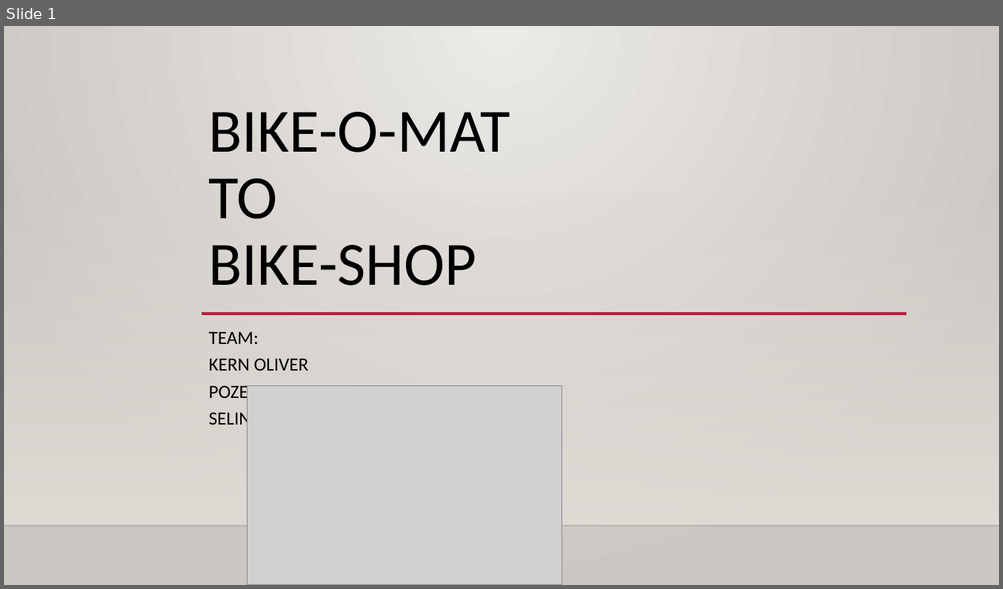
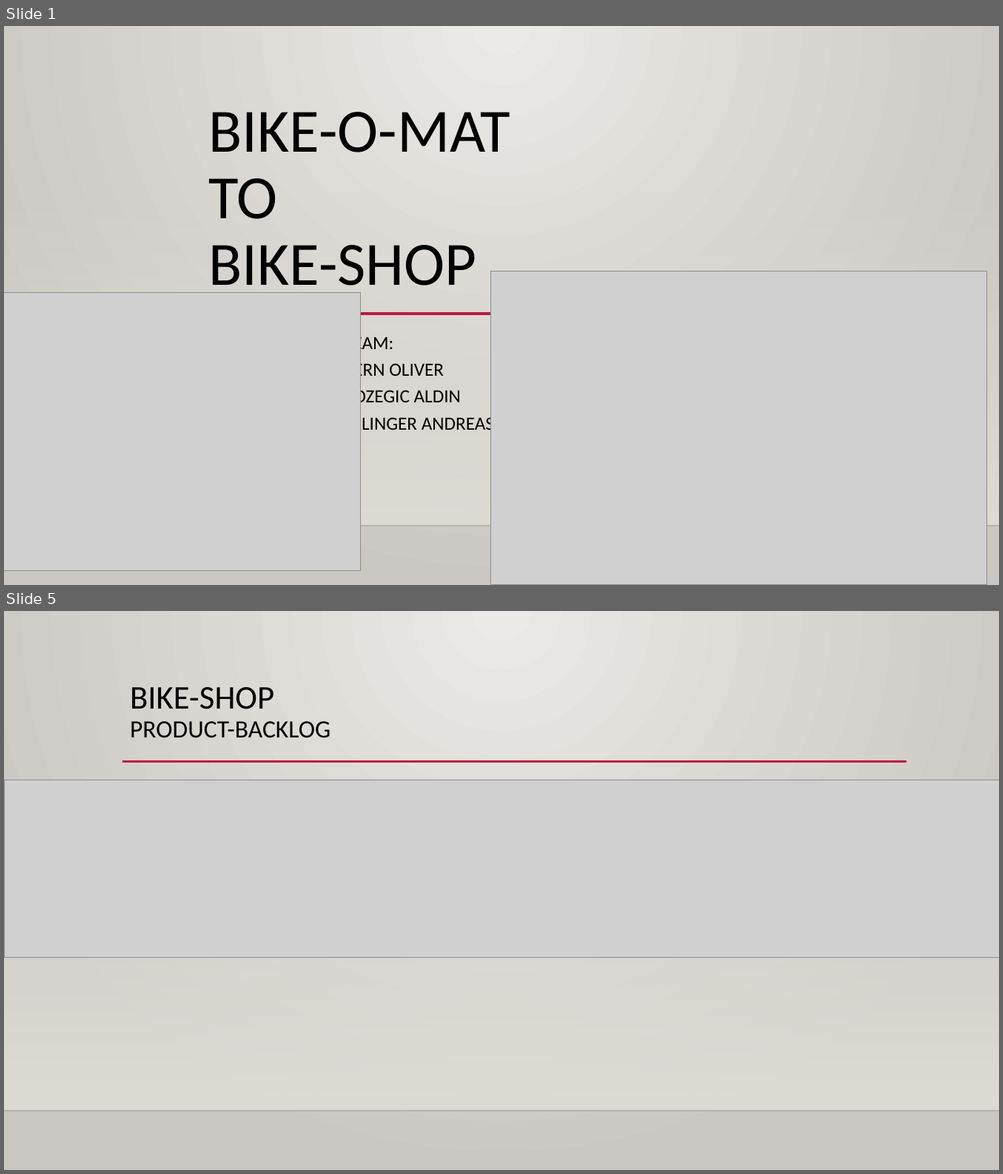
Before and after one commit to AndiSelinger/Bike-Shop, a slide deck: projectfiles/Präsentation/Bike-ShopPräsentation.pptx. Shown one above the other, each under a label of ours: slide 1 before the commit, slides 1 and 5 after it; the slides between them are not shown. The pictures are 1003x589 and 1003x1174 pixels, drawn with LibreOffice and Linux fonts; fonts in the diff are those of the drawing; grey boxes stand for pictures; background and template pictures are left out. Boxes give left, top, right and bottom in pixels: in the first picture for what was removed or moved away, otherwise in the second. Text is boxed around its words. In the diff, an @@ line names an element or a change of style, - is before the commit and + after.

```diff
--- a/projectfiles/Präsentation/Bike-ShopPräsentation.pptx
+++ b/projectfiles/Präsentation/Bike-ShopPräsentation.pptx
@@ slide 5 added at bbox=[4, 611, 999, 1170], background gradient #ECEAE7 to #CAC7C1; not listed: 2 template elements that a slide beside it also shows @@
@@ title added at bbox=[130, 687, 330, 738], 24 pt, text #000000 @@
+BIKE-SHOP
+PRODUCT-BACKLOG
@@ line added from (122, 762) to (907, 762), #B71E42 2.5 pt @@
@@ picture added at bbox=[5, 780, 999, 958] @@
@@ slide 1 changed as well @@
@@ picture added at bbox=[490, 272, 987, 585] @@
@@ picture: place and size @@
-picture at bbox=[247, 386, 562, 585]
+picture at bbox=[4, 292, 361, 571]
@@ subtitle "TEAM: KERN OLIVER POZEGIC ALDIN ..." rewrapped from bbox=[209, 332, 325, 429] to bbox=[344, 334, 494, 434] @@
```
Also in this commit, not shown: 9 other slides added, 1 slide removed, 1 other file.
